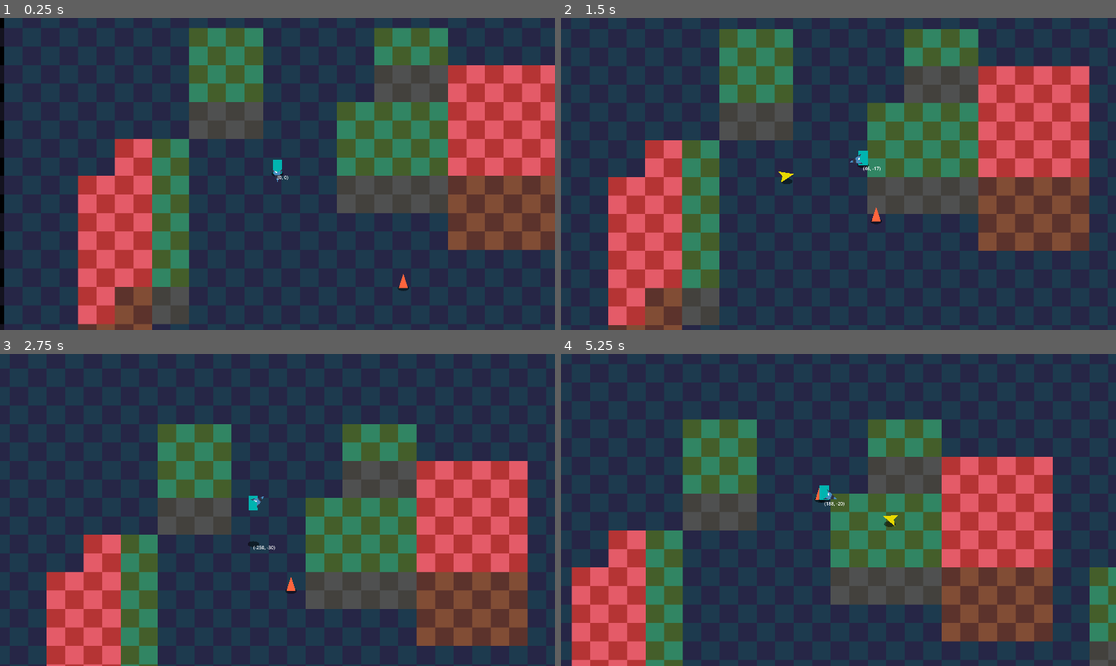
Above: before the commit, frames 1-4 (two rows, left to right).
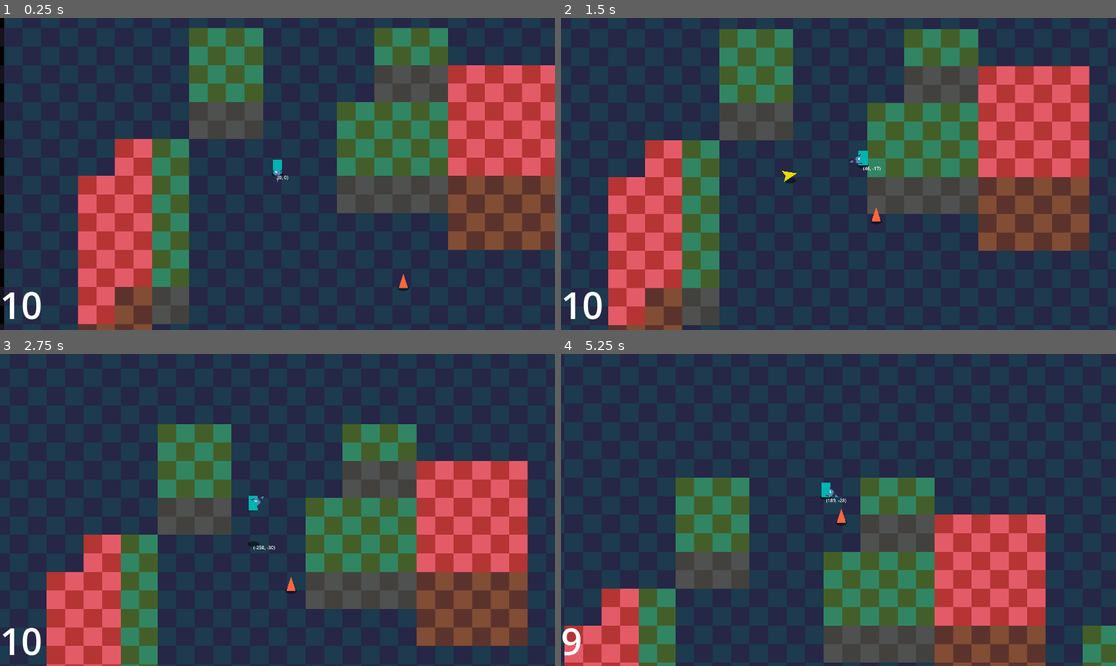
Above: after the commit, the same moments.

Repository: CaptainCronch/godot-wild-jam-94
Game: Godot game, scene res://environment/world.tscn
Two runs of this game, one before a commit and one after it. Both use one fixed random seed, a clock stepped at 60 frames per second and the inputs below. The engine's default icon, where the game draws it, is replaced by a stand-in: a white triangle on a blue panel in a dark square.
Inputs (mouse positions are in pixels of both pictures, inside the frame that each line leads up to):
- Up to frame 1 (0.25 s): no input
- Up to frame 2 (1.5 s): move the mouse to (960, 158) at 0.52 s; hold D (right) from 0.53 s (still down); tap F (f) at 0.6 s; tap W (up) at 0.77, 1.07 s; click (960, 158) at 0.8 s; move the mouse to (727, 189) at 1.27 s; click (727, 189) at 1.35 s
- Up to frame 3 (2.75 s): tap W (up) at 1.52, 1.82 s; tap Shift (shift) at 1.55, 2.1 s; move the mouse to (333, 441) at 2.02 s; release D (right) at 2.03 s; hold A (left) from 2.03 s (still down); hold Space (space) from 2.03 s (still down)
- Up to frame 4 (5.25 s): move the mouse to (810, 572) at 2.77 s; release A (left) at 2.78 s; release Space (space) at 2.78 s; hold D (right) 2.78-4.28 s; tap Space (space) at 2.85 s; tap W (up) at 3.02, 3.05, 3.32, 3.6, 3.77, 4.07, 4.52, 4.82 s; move the mouse to (1005, 556) at 3.52 s; tap F (f) at 3.8, 4.35 s; move the mouse to (672, 463) at 4.27 s; hold A (left) 4.28-5.03 s; click (672, 463) at 4.55 s; move the mouse to (866, 510) at 5.02 s; hold D (right) from 5.03 s (still down); click (866, 510) at 5.1 s

The runs differ from the first frame. In frame 1, 0.3% of the frame differs, in the area x 0-8%, y 87-97%; in frame 2, 0.3%; in frame 3, 0.3%; in frame 4, 41%, in the area x 0-100%, y 20-100%.

Commit message:
attack class, health component, hitbox, hurtbox, and kicking

Diff:
--- /dev/null
+++ b/classes/attack.gd
@@ -0,0 +1,36 @@
+extends Resource
+class_name Attack
+
+@export var attack_damage := 0
+@export var knockback_force := 0.0
+@export var stun_time := 0.0
+@export var height := 0.0
+@export var offset := 0.0
+@export var size := 0.0
+#@export var origin_name : String
+#@export var attack_type : ATTACK_TYPE
+
+#var attack_position := Vector2.ZERO
+var attack_direction := Vector2.ZERO
+
+#enum ATTACK_TYPE {
+#
+#}
+
+
+func _init(
+		_dam := attack_damage,
+		_knock := knockback_force,
+		_dir := attack_direction,
+		_stun := stun_time,
+		_height := height,
+		_offset := offset,
+		_size := size,
+		):
+	attack_damage = _dam
+	knockback_force = _knock
+	attack_direction = _dir
+	stun_time = _stun
+	height = _height
+	offset = _offset
+	size = _size
--- /dev/null
+++ b/components/health_component.gd
@@ -0,0 +1,89 @@
+extends Node2D
+class_name HealthComponent
+
+signal damage_taken(attack: Attack)
+signal healed(amount: int)
+signal health_changed(amount: int)
+signal stunned(attack: Attack)
+signal unstunned()
+signal death(attack: Attack)
+
+#const number_popup := preload("res://Scenes/number_popup.tscn")
+
+@export var default_color := Color.RED
+@export var max_health: int
+@export var invincibility_time := 0.0
+@export var height := 0.0
+@export var target: Node2D
+#@export var entity := true
+
+var health := 0
+var is_stunned := false
+var dead := false
+
+@onready var invincibility_timer: Timer = $Invincibility
+@onready var stun_timer: Timer = $Stun
+
+
+func _ready():
+	health = max_health
+
+
+func damage(attack: Attack):
+	if dead: return
+	if attack.stun_time > 0.0: stun(attack)
+	if target is CharacterBody2D:
+		#target.velocity += global_position.direction_to(attack.attack_position) * attack.knockback_force
+		target.velocity += attack.attack_direction * attack.knockback_force
+	if attack.attack_damage <= 0: return
+	if not invincibility_timer.is_stopped(): return
+	var total_attack := attack.attack_damage
+	if total_attack <= 0:
+		#spawn_number_popup("BLOCKED!!", blocked_color)
+		return
+
+	health -= total_attack
+	damage_taken.emit(attack)
+	health_changed.emit(-attack.attack_damage)
+	#spawn_number_popup(str(roundf(total_attack)), default_color)
+
+	if health <= 0:
+		die(attack)
+		return
+	if is_zero_approx(invincibility_time): return
+	invincibility_timer.start(invincibility_time)
+
+
+func stun(attack: Attack) -> void:
+	stun_timer.start(attack.stun_time)
+	is_stunned = true
+	stunned.emit(attack)
+
+
+func die(attack):
+	if dead: return
+	death.emit(attack)
+	dead = true
+	target.queue_free()
+
+
+func heal(amount: int) -> void:
+	if dead: return
+	if amount <= 0: return
+	health = mini(health + amount, max_health)
+	healed.emit(amount)
+	health_changed.emit(amount)
+
+
+#func spawn_number_popup(value : String, color := Color.RED):
+	#if dead: return
+	#var new_popup := number_popup.instantiate()
+	#get_tree().current_scene.add_child(new_popup)
+	#new_popup.global_position = global_position
+	#new_popup.text = value
+	#new_popup.modulate = color
+
+
+func _on_stun_timeout() -> void:
+	is_stunned = false
+	unstunned.emit()
--- /dev/null
+++ b/components/health_component.tscn
@@ -0,0 +1,14 @@
+[gd_scene format=3 uid="uid://dxlsjjfqpvly3"]
+
+[ext_resource type="Script" uid="uid://c268ppqos8rno" path="res://components/health_component.gd" id="1_t2tvt"]
+
+[node name="HealthComponent" type="Node2D" unique_id=1738076217]
+script = ExtResource("1_t2tvt")
+
+[node name="Invincibility" type="Timer" parent="." unique_id=407398441]
+one_shot = true
+
+[node name="Stun" type="Timer" parent="." unique_id=313021466]
+one_shot = true
+
+[connection signal="timeout" from="Stun" to="." method="_on_stun_timeout"]
--- /dev/null
+++ b/components/hitbox_component.gd
@@ -0,0 +1,13 @@
+extends Area2D
+class_name HitboxComponent
+
+@export var health_comp : HealthComponent
+
+
+func _ready() -> void:
+	if not collision_layer and not collision_mask:
+		printerr("HitboxComponent of ", get_parent().name, " has no collision bits enabled!")
+
+
+func damage(attack: Attack) -> void:
+	if health_comp: health_comp.damage(attack)
--- /dev/null
+++ b/components/hitbox_component.tscn
@@ -0,0 +1,6 @@
+[gd_scene format=3 uid="uid://b4smnywsn66gx"]
+
+[ext_resource type="Script" uid="uid://dbuca6vftj8kp" path="res://components/hitbox_component.gd" id="1_4kxk5"]
+
+[node name="HitboxComponent" type="Area2D" unique_id=112265376]
+script = ExtResource("1_4kxk5")
--- /dev/null
+++ b/components/hurtbox_component.gd
@@ -0,0 +1,50 @@
+extends Area2D
+class_name HurtBoxComponent
+
+signal hit(hitbox: HitboxComponent)
+
+@export var attack: Attack
+@export var updates := true
+#@export var detection_groups: PackedStringArray
+#@export var flash_speed := 0.1
+
+#var flash_timer := 0.0
+
+@onready var collider : CollisionShape2D = $CollisionShape2D
+
+
+#func _ready():
+	#if detection_groups[0].is_empty():
+		#push_error("HitboxComponent of ", str(self), " has no detection groups!")
+
+
+func _physics_process(_delta) -> void:
+	#if flash_speed > 0.0: # if has flash speed and time out then check collisions and restart timer
+		#flash_timer += delta
+		#if flash_timer >= flash_speed:
+			#flash_timer = 0.0
+		#else: return
+	if not monitoring or not updates: return
+	check_collision()
+
+
+func check_collision() -> void:
+	for area in get_overlapping_areas():
+		if area is HitboxComponent:
+			#for group in detection_groups:
+				#if area.is_in_group(group):
+					#attack.attack_position = global_position
+
+					# if area is within vertical bullet range
+					if area.health_comp.height >= (attack.height + attack.offset) - (attack.size/2):
+						if area.health_comp.height <= (attack.height + attack.offset) + (attack.size/2):
+							#print(attack.height + attack.offset, " | ", area.health_comp.height)
+							if attack.attack_direction == Vector2.ZERO:
+								attack.attack_direction = global_position.direction_to(area.global_position)
+								hit.emit(area)
+								area.damage(attack)
+								attack.attack_direction = Vector2.ZERO
+							else:
+								hit.emit(area)
+								area.damage(attack)
+							break
--- /dev/null
+++ b/components/hurtbox_component.tscn
@@ -0,0 +1,6 @@
+[gd_scene format=3 uid="uid://dsauk8syooypb"]
+
+[ext_resource type="Script" uid="uid://b5js52uex7qlf" path="res://components/hurtbox_component.gd" id="1_prfln"]
+
+[node name="HurtboxComponent" type="Area2D" unique_id=1464447820]
+script = ExtResource("1_prfln")
--- a/components/platformer_component.gd
+++ b/components/platformer_component.gd
@@ -16,6 +16,8 @@
 @export var target: CharacterBody2D
 @export var world_area: Area2D
 @export var puppet: Node2D
+@export var health_comp: HealthComponent
+@export var hurtbox: HurtBoxComponent
 
 var speed := base_speed
 var acceleration := base_acceleration
@@ -39,14 +41,15 @@
 
 
 func _process(_delta: float) -> void:
-	pass
+	if is_instance_valid(hurtbox): hurtbox.attack.height = position_z
+	if is_instance_valid(health_comp): health_comp.height = position_z
 
 
 func _physics_process(delta: float) -> void:
 	if override_functions: return
 	movement_z(delta)
 
-	desired_velocity = (dir * (1.0 if enabled else 0.0)) * speed * delta
+	desired_velocity = (dir * (1.0 if enabled and not health_comp.is_stunned else 0.0)) * speed * delta
 
 	if not airborne:
 		decay = Vector2(acceleration if absf(dir.x) > 0 else friction,
@@ -89,5 +92,8 @@
 
 func jump() -> void:
 	if override_functions: return
-	if airborne and enabled:
+	if airborne and enabled and not health_comp.is_stunned:
 		velocity_z = jump_force
+
+
+func is_colliding() -> bool: return target.is_on_ceiling() or target.is_on_floor() or target.is_on_wall()
--- a/components/shadow_component.gd
+++ b/components/shadow_component.gd
@@ -16,9 +16,9 @@
 
 func _ready() -> void:
 	#shadow.position.y = -height
+	#for body in area_2d.get_overlapping_bodies():
+		#if body is TileMapLayer: overlapping_bodies.append(body)
 	#check_height()
-	#for body in area_2d.get_overlapping_bodies():
-		#if body is TileMapLayer: overlapping_bodies.append(body)d
 	#print(height)
 	blob.position.y = -height
 	reload()
@@ -26,6 +26,14 @@
 
 func _process(_delta: float) -> void:
 	blob.position.y = -height
+
+
+#func _physics_process(_delta: float) -> void:
+	#if overlapping_bodies.size() == 0: height = 0.0
+	#overlapping_bodies = []
+	#for body in area_2d.get_overlapping_bodies():
+		#if body is TileMapLayer: overlapping_bodies.append(body)
+	#check_height()
 
 
 func generate_circle_polygon() -> PackedVector2Array:
@@ -53,6 +61,7 @@
 		if body.height * Global.TILE_HEIGHT >= height:
 			height = body.height * Global.TILE_HEIGHT
 
+
 func _on_area_body_entered(body: Node2D) -> void:
 	if body is TileMapLayer:
 		overlapping_bodies.append(body)
--- a/components/shadow_component.tscn
+++ b/components/shadow_component.tscn
@@ -16,6 +16,7 @@
 collision_mask = 15
 
 [node name="CollisionShape2D" type="CollisionShape2D" parent="Area2D" unique_id=1985293345]
+visible = false
 shape = SubResource("CircleShape2D_t6cfp")
 
 [connection signal="body_entered" from="Area2D" to="." method="_on_area_body_entered"]
--- a/enemies/shambler.tscn
+++ b/enemies/shambler.tscn
@@ -3,6 +3,24 @@
 [ext_resource type="Script" uid="uid://dh6q0fe5xg6x1" path="res://enemies/shambler.gd" id="1_0q4ty"]
 [ext_resource type="PackedScene" uid="uid://dg03camctcanq" path="res://components/platformer_component.tscn" id="2_2n88m"]
 [ext_resource type="PackedScene" uid="uid://bn3d61ma72o75" path="res://components/shadow_component.tscn" id="3_a8mgi"]
+[ext_resource type="PackedScene" uid="uid://dxlsjjfqpvly3" path="res://components/health_component.tscn" id="3_s3b2c"]
+[ext_resource type="PackedScene" uid="uid://b4smnywsn66gx" path="res://components/hitbox_component.tscn" id="4_pfo6o"]
+[ext_resource type="PackedScene" uid="uid://dsauk8syooypb" path="res://components/hurtbox_component.tscn" id="5_3hxai"]
+[ext_resource type="Script" uid="uid://crg4f1ccw336i" path="res://classes/attack.gd" id="6_6423d"]
+
+[sub_resource type="CircleShape2D" id="CircleShape2D_3hxai"]
+radius = 16.0
+
+[sub_resource type="Resource" id="Resource_ysxep"]
+script = ExtResource("6_6423d")
+attack_damage = 1
+knockback_force = 1000.0
+stun_time = 0.1
+size = 32.0
+metadata/_custom_type_script = "uid://crg4f1ccw336i"
+
+[sub_resource type="RectangleShape2D" id="RectangleShape2D_6p5g5"]
+size = Vector2(30, 8)
 
 [sub_resource type="CircleShape2D" id="CircleShape2D_s3b2c"]
 radius = 13.0
@@ -18,10 +36,32 @@
 script = ExtResource("1_0q4ty")
 plat_comp = NodePath("PlatformerComponent")
 
-[node name="PlatformerComponent" parent="." unique_id=1750379246 node_paths=PackedStringArray("target", "world_area", "puppet") instance=ExtResource("2_2n88m")]
+[node name="PlatformerComponent" parent="." unique_id=1750379246 node_paths=PackedStringArray("target", "world_area", "puppet", "health_comp", "hurtbox") instance=ExtResource("2_2n88m")]
 target = NodePath("..")
 world_area = NodePath("../WorldArea")
 puppet = NodePath("../Puppet")
+health_comp = NodePath("../HealthComponent")
+hurtbox = NodePath("../HurtboxComponent")
+
+[node name="HealthComponent" parent="." unique_id=1738076217 node_paths=PackedStringArray("target") instance=ExtResource("3_s3b2c")]
+max_health = 10
+target = NodePath("..")
+
+[node name="HitboxComponent" parent="." unique_id=112265376 node_paths=PackedStringArray("health_comp") instance=ExtResource("4_pfo6o")]
+collision_layer = 32
+collision_mask = 16
+health_comp = NodePath("../HealthComponent")
+
+[node name="CollisionShape2D" type="CollisionShape2D" parent="HitboxComponent" unique_id=1732633954]
+shape = SubResource("CircleShape2D_3hxai")
+
+[node name="HurtboxComponent" parent="." unique_id=1464447820 instance=ExtResource("5_3hxai")]
+collision_layer = 32
+collision_mask = 16
+attack = SubResource("Resource_ysxep")
+
+[node name="CollisionShape2D" type="CollisionShape2D" parent="HurtboxComponent" unique_id=541787536]
+shape = SubResource("RectangleShape2D_6p5g5")
 
 [node name="ShadowComponent" parent="." unique_id=390992070 instance=ExtResource("3_a8mgi")]
 
--- a/environment/world.tscn
+++ b/environment/world.tscn
@@ -3,7 +3,11 @@
 [ext_resource type="PackedScene" uid="uid://b5xlsf5uxkrib" path="res://player/player.tscn" id="1_01qa0"]
 [ext_resource type="TileSet" uid="uid://dhw8cefhvd5hg" path="res://environment/tiles/test_tiles.tres" id="1_wpdqg"]
 [ext_resource type="Script" uid="uid://dhy4iqkwgl0af" path="res://environment/tiles/tile_layer.gd" id="2_sf4n2"]
+[ext_resource type="Script" uid="uid://l3gkn072nhu5" path="res://ui/ui.gd" id="3_wpdqf"]
 [ext_resource type="PackedScene" uid="uid://ou0p1t3vjrgi" path="res://enemies/shambler.tscn" id="4_sf4n2"]
+
+[sub_resource type="LabelSettings" id="LabelSettings_na063"]
+font_size = 128
 
 [node name="World" type="Node2D" unique_id=1108271376]
 y_sort_enabled = true
@@ -43,6 +47,20 @@
 script = ExtResource("2_sf4n2")
 height = 3
 
+[node name="UI" type="CanvasLayer" parent="." unique_id=1311475177 node_paths=PackedStringArray("health_label")]
+script = ExtResource("3_wpdqf")
+health_label = NodePath("Label")
+
+[node name="Label" type="Label" parent="UI" unique_id=156325063]
+anchors_preset = 2
+anchor_top = 1.0
+anchor_bottom = 1.0
+offset_top = -23.0
+offset_right = 40.0
+grow_vertical = 0
+text = "20.0"
+label_settings = SubResource("LabelSettings_na063")
+
 [node name="Player" parent="." unique_id=903901623 instance=ExtResource("1_01qa0")]
 position = Vector2(690, 633)
 
--- a/player/player.gd
+++ b/player/player.gd
@@ -8,6 +8,8 @@
 const COYOTE_TIME := 0.1
 
 @export var plat_comp: PlatformerComponent
+@export var health_comp: HealthComponent
+@export var hurtbox: HurtBoxComponent
 @export var sprite: Polygon2D
 @export var weapon: Weapon
 @export var weapon_holder: Node2D
@@ -43,6 +45,7 @@
 		weapon.fire()
 
 	weapon_holder.rotation = weapon_holder.global_position.direction_to(get_global_mouse_position()).angle()
+	hurtbox.rotation = weapon_holder.rotation
 	if absf(weapon_holder.rotation) > PI/2.0:
 		weapon_holder.scale.y = -1.0
 	else:
@@ -69,6 +72,11 @@
 	velocity.x = Global.decay_towards(velocity.x, plat_comp.desired_velocity.x, plat_comp.decay.x, delta)
 	debug_text.text = str(Vector2i(velocity))
 	velocity.y = Global.decay_towards(velocity.y, plat_comp.desired_velocity.y, plat_comp.decay.y, delta)
+
+	# dive bounce off wall
+	#if diving and plat_comp.is_colliding():
+		#velocity *= -1.0
+
 	move_and_slide()
 
 
@@ -120,7 +128,8 @@
 
 
 func kick() -> void:
-	pass
-
-
-func is_colliding() -> bool: return is_on_ceiling() or is_on_floor() or is_on_wall()
+	hurtbox.attack.attack_direction = Vector2.RIGHT.rotated(weapon_holder.rotation)
+	hurtbox.check_collision()
+	#hurtbox.collider.disabled = false
+	#await get_tree().create_timer(0.1).timeout
+	#hurtbox.collider.disabled = true
--- a/player/player.tscn
+++ b/player/player.tscn
@@ -4,13 +4,27 @@
 [ext_resource type="PackedScene" uid="uid://bn3d61ma72o75" path="res://components/shadow_component.tscn" id="2_boad6"]
 [ext_resource type="Script" uid="uid://oth2uftowffh" path="res://classes/state_machine.gd" id="2_rkbax"]
 [ext_resource type="Script" uid="uid://c8oxgl0bntko0" path="res://classes/state.gd" id="3_g1dw6"]
+[ext_resource type="PackedScene" uid="uid://dxlsjjfqpvly3" path="res://components/health_component.tscn" id="3_hg6s5"]
 [ext_resource type="PackedScene" uid="uid://dg03camctcanq" path="res://components/platformer_component.tscn" id="3_rgyib"]
+[ext_resource type="PackedScene" uid="uid://b4smnywsn66gx" path="res://components/hitbox_component.tscn" id="4_8t03j"]
 [ext_resource type="Script" uid="uid://bofygnvgafsum" path="res://player/camera.gd" id="4_yw30f"]
+[ext_resource type="PackedScene" uid="uid://dsauk8syooypb" path="res://components/hurtbox_component.tscn" id="5_ebec5"]
 [ext_resource type="Script" uid="uid://bklur5uy5lei4" path="res://player/weapon.gd" id="5_g6k8r"]
 [ext_resource type="Texture2D" uid="uid://k6uix5btrhsr" path="res://icon.svg" id="6_boad6"]
+[ext_resource type="Script" uid="uid://crg4f1ccw336i" path="res://classes/attack.gd" id="6_yllr7"]
+
+[sub_resource type="RectangleShape2D" id="RectangleShape2D_hg6s5"]
+size = Vector2(24, 8)
+
+[sub_resource type="Resource" id="Resource_kb6p2"]
+script = ExtResource("6_yllr7")
+knockback_force = 3000.0
+stun_time = 0.4
+size = 254.0
+metadata/_custom_type_script = "uid://crg4f1ccw336i"
 
 [sub_resource type="RectangleShape2D" id="RectangleShape2D_8t03j"]
-size = Vector2(152, 20)
+size = Vector2(128, 84)
 
 [sub_resource type="CircleShape2D" id="CircleShape2D_hvfyp"]
 radius = 14.0
@@ -18,27 +32,51 @@
 [sub_resource type="CircleShape2D" id="CircleShape2D_rgyib"]
 radius = 13.0
 
-[sub_resource type="RectangleShape2D" id="RectangleShape2D_hg6s5"]
-size = Vector2(24, 8)
-
-[node name="Player" type="CharacterBody2D" unique_id=903901623 node_paths=PackedStringArray("plat_comp", "sprite", "weapon", "weapon_holder", "camera_holder", "debug_text")]
+[node name="Player" type="CharacterBody2D" unique_id=903901623 node_paths=PackedStringArray("plat_comp", "health_comp", "hurtbox", "sprite", "weapon", "weapon_holder", "camera_holder", "debug_text")]
 collision_layer = 16
 collision_mask = 15
 script = ExtResource("1_oul6g")
 plat_comp = NodePath("PlatformerComponent")
+health_comp = NodePath("HealthComponent")
+hurtbox = NodePath("HurtboxComponent")
 sprite = NodePath("Puppet/Sprite")
 weapon = NodePath("Weapon")
 weapon_holder = NodePath("Puppet/WeaponHolder")
 camera_holder = NodePath("Puppet/CameraHolder")
 debug_text = NodePath("DebugText")
 
-[node name="ShadowComponent" parent="." unique_id=390992070 instance=ExtResource("2_boad6")]
-
-[node name="PlatformerComponent" parent="." unique_id=1750379246 node_paths=PackedStringArray("target", "world_area", "puppet") instance=ExtResource("3_rgyib")]
+[node name="PlatformerComponent" parent="." unique_id=1750379246 node_paths=PackedStringArray("target", "world_area", "puppet", "health_comp", "hurtbox") instance=ExtResource("3_rgyib")]
 override_functions = true
 target = NodePath("..")
 world_area = NodePath("../WorldArea")
 puppet = NodePath("../Puppet")
+health_comp = NodePath("../HealthComponent")
+hurtbox = NodePath("../HurtboxComponent")
+
+[node name="HealthComponent" parent="." unique_id=1738076217 node_paths=PackedStringArray("target") instance=ExtResource("3_hg6s5")]
+max_health = 10
+invincibility_time = 0.5
+target = NodePath("..")
+
+[node name="HitboxComponent" parent="." unique_id=112265376 node_paths=PackedStringArray("health_comp") instance=ExtResource("4_8t03j")]
+collision_layer = 16
+collision_mask = 32
+health_comp = NodePath("../HealthComponent")
+
+[node name="CollisionShape2D" type="CollisionShape2D" parent="HitboxComponent" unique_id=564315460]
+shape = SubResource("RectangleShape2D_hg6s5")
+
+[node name="HurtboxComponent" parent="." unique_id=1464447820 instance=ExtResource("5_ebec5")]
+collision_layer = 16
+collision_mask = 32
+attack = SubResource("Resource_kb6p2")
+updates = false
+
+[node name="CollisionShape2D" type="CollisionShape2D" parent="HurtboxComponent" unique_id=1696951197]
+position = Vector2(56, 0)
+shape = SubResource("RectangleShape2D_8t03j")
+
+[node name="ShadowComponent" parent="." unique_id=390992070 instance=ExtResource("2_boad6")]
 
 [node name="Puppet" type="Node2D" parent="." unique_id=506441243]
 
@@ -84,13 +122,7 @@
 muzzle = NodePath("Muzzle")
 
 [node name="Muzzle" type="Marker2D" parent="Weapon" unique_id=1833827159]
-position = Vector2(51, 0)
-
-[node name="Hitbox" type="Area2D" parent="Weapon" unique_id=2028094137]
-position = Vector2(85, 0)
-
-[node name="CollisionShape2D" type="CollisionShape2D" parent="Weapon/Hitbox" unique_id=575035418]
-shape = SubResource("RectangleShape2D_8t03j")
+position = Vector2(40, 0)
 
 [node name="WorldCollider" type="CollisionShape2D" parent="." unique_id=1915895890]
 shape = SubResource("CircleShape2D_hvfyp")
@@ -104,9 +136,6 @@
 
 [node name="Hurtbox" type="Area2D" parent="." unique_id=2096405912]
 
-[node name="CollisionShape2D" type="CollisionShape2D" parent="Hurtbox" unique_id=714032367]
-shape = SubResource("RectangleShape2D_hg6s5")
-
 [node name="StateMachine" type="Node" parent="." unique_id=1468833635 node_paths=PackedStringArray("initial_state")]
 script = ExtResource("2_rkbax")
 initial_state = NodePath("State")
--- a/player/weapon.gd
+++ b/player/weapon.gd
@@ -15,11 +15,18 @@
 	bullet.height = player.plat_comp.position_z
 	bullet.global_position = muzzle.global_position
 	bullet.angle = rotation
-	bullet.height = player.plat_comp.position_z
+
 	bullet.shadow.height = player.plat_comp.floor_height
 	bullet.shadow.blob.position.y = -player.plat_comp.floor_height
+	#for body in player.plat_comp.world_area.get_overlapping_bodies():
+		#if body is TileMapLayer:
+			#bullet.shadow.overlapping_bodies.append(body)
+
 	bullet.sprite.rotation = rotation
 	bullet.sprite.position.y = player.plat_comp.position_z + HEIGHT_OFFSET
+
+	bullet.hurtbox.attack.attack_direction = Vector2.RIGHT.rotated(rotation)
+	bullet.hurtbox.attack.height = player.plat_comp.position_z
 	get_tree().current_scene.add_child(bullet)
 
 	player.velocity += Vector2.RIGHT.rotated(rotation) * KNOCKBACK * -1
--- a/player/weapons/revolver_bullet.gd
+++ b/player/weapons/revolver_bullet.gd
@@ -4,8 +4,8 @@
 const BASE_SPEED := 2000.0
 
 @export var sprite: Polygon2D
-@export var hitbox: Area2D
 @export var shadow: ShadowComponent
+@export var hurtbox: HurtBoxComponent
 
 var height := 0.0
 var angle := 0.0
@@ -18,12 +18,12 @@
 	set_collision_mask_value(2, height > -Global.TILE_HEIGHT * 2)
 	set_collision_mask_value(3, height > -Global.TILE_HEIGHT * 3)
 
-	hitbox.set_collision_mask_value(1, height > -Global.TILE_HEIGHT)
-	hitbox.set_collision_mask_value(2, height > -Global.TILE_HEIGHT * 2)
-	hitbox.set_collision_mask_value(3, height > -Global.TILE_HEIGHT * 3)
-
 
 func _physics_process(delta: float) -> void:
 	#if is_on_wall(): queue_free()
 	if is_instance_valid(move_and_collide(velocity * delta)):
 		queue_free()
+
+
+func _on_hurtbox_component_hit(_hitbox: HitboxComponent) -> void:
+	queue_free()
--- a/player/weapons/revolver_bullet.tscn
+++ b/player/weapons/revolver_bullet.tscn
@@ -2,24 +2,34 @@
 
 [ext_resource type="Script" uid="uid://b15lkfh64orq1" path="res://player/weapons/revolver_bullet.gd" id="1_kmeu4"]
 [ext_resource type="PackedScene" uid="uid://bn3d61ma72o75" path="res://components/shadow_component.tscn" id="2_orxtn"]
+[ext_resource type="Script" uid="uid://crg4f1ccw336i" path="res://classes/attack.gd" id="2_q0wpf"]
+[ext_resource type="PackedScene" uid="uid://dsauk8syooypb" path="res://components/hurtbox_component.tscn" id="3_am8n8"]
 
 [sub_resource type="CircleShape2D" id="CircleShape2D_orxtn"]
 radius = 8.0
 
-[sub_resource type="CircleShape2D" id="CircleShape2D_o6snv"]
-radius = 25.0
-
 [sub_resource type="CircleShape2D" id="CircleShape2D_kmeu4"]
 radius = 8.0
 
-[node name="RevolverBullet" type="CharacterBody2D" unique_id=495503291 node_paths=PackedStringArray("sprite", "hitbox", "shadow")]
+[sub_resource type="Resource" id="Resource_14enh"]
+script = ExtResource("2_q0wpf")
+attack_damage = 1
+knockback_force = 500.0
+stun_time = 0.1
+size = 128.0
+metadata/_custom_type_script = "uid://crg4f1ccw336i"
+
+[sub_resource type="CircleShape2D" id="CircleShape2D_am8n8"]
+radius = 28.0
+
+[node name="RevolverBullet" type="CharacterBody2D" unique_id=495503291 node_paths=PackedStringArray("sprite", "shadow", "hurtbox")]
 collision_layer = 16
 collision_mask = 15
 motion_mode = 1
 script = ExtResource("1_kmeu4")
 sprite = NodePath("Polygon2D")
-hitbox = NodePath("Hitbox")
 shadow = NodePath("ShadowComponent")
+hurtbox = NodePath("HurtboxComponent")
 
 [node name="ShadowComponent" parent="." unique_id=390992070 instance=ExtResource("2_orxtn")]
 
@@ -31,16 +41,19 @@
 [node name="CollisionShape2D" type="CollisionShape2D" parent="." unique_id=371310276]
 shape = SubResource("CircleShape2D_orxtn")
 
-[node name="Hitbox" type="Area2D" parent="." unique_id=290306462]
-collision_layer = 16
-collision_mask = 32
-
-[node name="CollisionShape2D" type="CollisionShape2D" parent="Hitbox" unique_id=855766132]
-shape = SubResource("CircleShape2D_o6snv")
-
 [node name="WorldArea" type="Area2D" parent="." unique_id=1588874399]
 collision_layer = 16
 collision_mask = 15
 
 [node name="CollisionShape2D" type="CollisionShape2D" parent="WorldArea" unique_id=1487419424]
 shape = SubResource("CircleShape2D_kmeu4")
+
+[node name="HurtboxComponent" parent="." unique_id=1464447820 instance=ExtResource("3_am8n8")]
+collision_layer = 16
+collision_mask = 32
+attack = SubResource("Resource_14enh")
+
+[node name="CollisionShape2D" type="CollisionShape2D" parent="HurtboxComponent" unique_id=1092665477]
+shape = SubResource("CircleShape2D_am8n8")
+
+[connection signal="hit" from="HurtboxComponent" to="." method="_on_hurtbox_component_hit"]
--- /dev/null
+++ b/ui/ui.gd
@@ -0,0 +1,8 @@
+extends CanvasLayer
+
+
+@export var health_label: Label
+
+
+func _process(_delta: float) -> void:
+	health_label.text = str(Global.player.health_comp.health)
Not shown, added: classes/attack.gd.uid
Not shown, added: components/health_component.gd.uid
Not shown, added: components/hitbox_component.gd.uid
Not shown, added: components/hurtbox_component.gd.uid
Not shown, added: ui/ui.gd.uid
